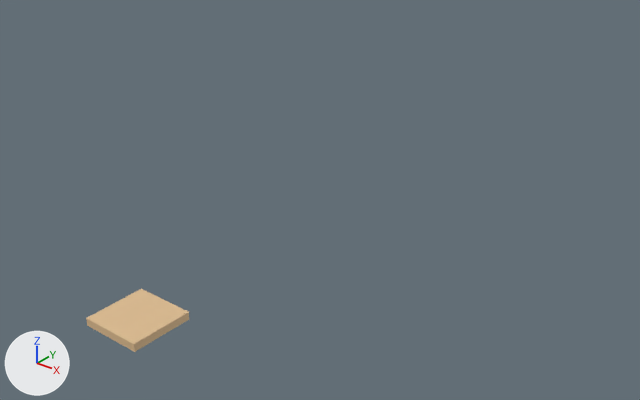
One commit to the Blender file assets/tiles_gator.blend: the scene before it, then after it.
Camera for both pictures: a camera (50 mm lens) standing at (26.1, -18.2, 14.0) and looking at (4.7, 8.5, -2.6). The axes (+X, +Y, +Z) are drawn at lower left. The lights are the same throughout.
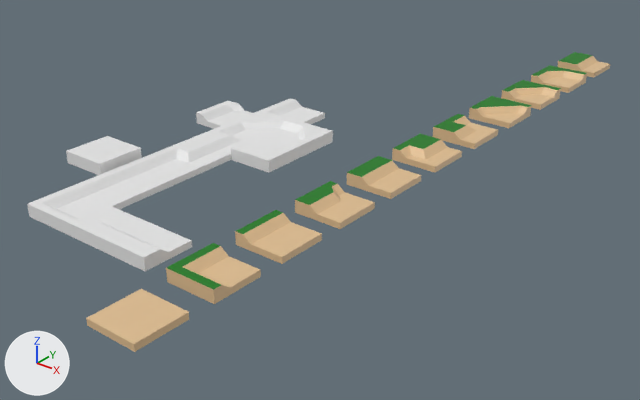
Boxes [x1, y1, x2, y2] around the edits, measured in the pictures (640 x 400 px):
'Plane.013', shown (beige)
    after: [166, 243, 261, 304]
'Plane.014', shown (beige)
    after: [235, 210, 322, 264]
'Plane.009', shown
    after: [102, 223, 192, 271]
'Plane.015', shown (beige)
    after: [295, 181, 375, 229]
'Plane.003', shown
    after: [27, 185, 111, 233]
'Plane.016', shown (beige)
    after: [347, 156, 421, 199]
'Plane', shown
    after: [66, 136, 142, 175]
'Plane.001', shown
    after: [75, 167, 155, 209]
'Plane.004', shown
    after: [63, 206, 150, 251]
'Plane.017', shown (beige)
    after: [392, 134, 462, 172]
'Plane.002', shown
    after: [119, 151, 195, 193]
'Plane.012', shown
    after: [231, 139, 302, 173]
'Plane.007', shown
    after: [159, 137, 231, 176]
'Plane.018', shown (beige)
    after: [433, 114, 498, 149]
'Plane.019', shown (beige)
    after: [469, 96, 531, 128]
'Plane.011', shown
    after: [265, 120, 333, 157]
'Plane.020', shown (beige)
    after: [501, 80, 561, 110]
'Plane.006', shown
    after: [230, 110, 295, 139]
'Plane.010', shown
    after: [195, 123, 264, 154]
'Plane.021', shown (beige)
    after: [531, 65, 587, 93]
'Plane.005', shown
    after: [196, 101, 252, 129]
'Plane.008', shown
    after: [262, 98, 325, 124]
'Plane.022', shown
    after: [558, 52, 610, 78]

What the commit changed:
Object 'Plane' (ob_plane) is now shown.
Object 'Plane.001' (ob_plane_001) is now shown.
Object 'Plane.002' (ob_plane_002) is now shown.
Object 'Plane.005' (ob_plane_005) is now shown.
Object 'Plane.006' (ob_plane_006) is now shown.
Object 'Plane.007' (ob_plane_007) is now shown.
Object 'Plane.008' (ob_plane_008) is now shown.
Object 'Plane.003' (ob_plane_003) is now shown.
Object 'Plane.004' (ob_plane_004) is now shown.
Object 'Plane.009' (ob_plane_009) is now shown.
Object 'Plane.010' (ob_plane_010) is now shown.
Object 'Plane.011' (ob_plane_011) is now shown.
Object 'Plane.012' (ob_plane_012) is now shown.
Object 'Plane.013' (ob_plane_013) is now shown.
Object 'Plane.014' (ob_plane_014) is now shown.
Object 'Plane.015' (ob_plane_015) is now shown.
Object 'Plane.016' (ob_plane_016) is now shown.
Object 'Plane.017' (ob_plane_017) is now shown.
Object 'Plane.018' (ob_plane_018) is now shown.
Object 'Plane.019' (ob_plane_019) is now shown.
Object 'Plane.020' (ob_plane_020) is now shown.
Object 'Plane.021' (ob_plane_021) is now shown.
Object 'Plane.022' (ob_plane_022) is now shown.
